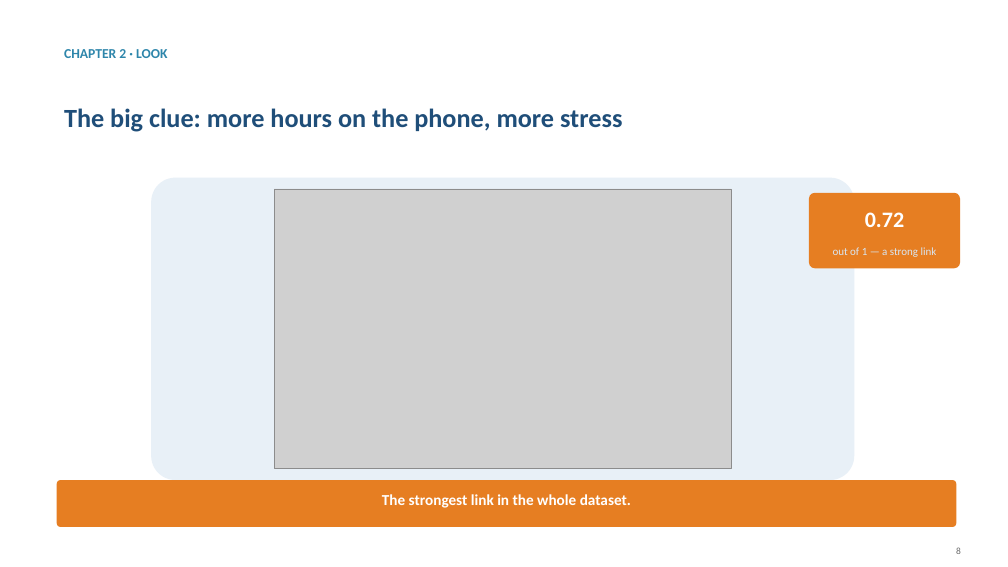
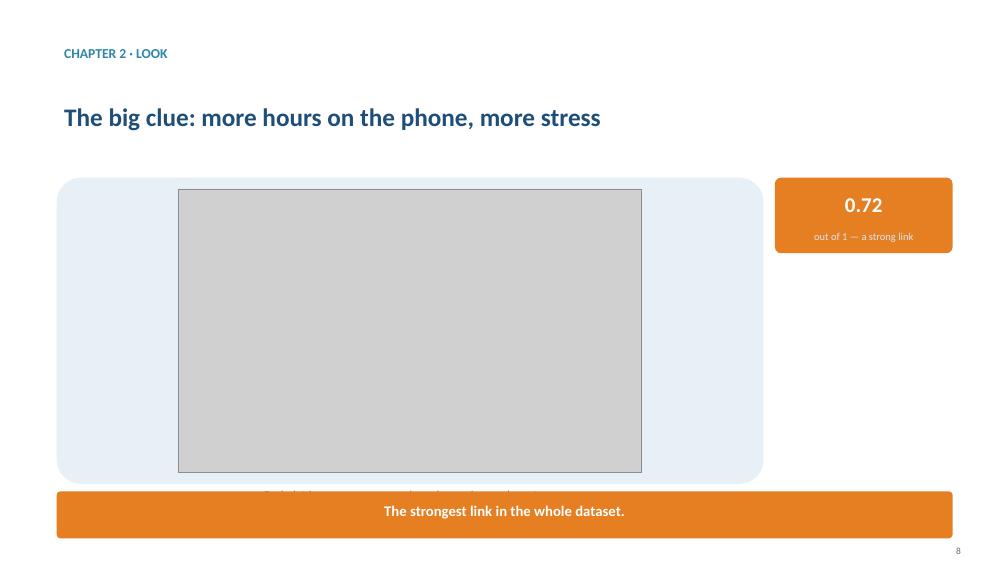
Before and after one commit to jaismine19/social-media-stress-analysis, a slide deck: slide 8 of presentation/Social_Media_Stress_Presentation.pptx. Drawn at 1008x567 pixels with LibreOffice and Linux fonts; fonts in the diff are those of the drawing; grey boxes stand for pictures. Boxes give left, top, right and bottom in pixels: in the first picture for what was removed or moved away, otherwise in the second. Text is boxed around its words. In the diff, an @@ line names an element or a change of style, - is before the commit and + after.

Commit message:
Enforce strict layout grid: identical margins, panel sizes, chip positions and takeaway bars on every slide

```diff
--- a/presentation/Social_Media_Stress_Presentation.pptx
+++ b/presentation/Social_Media_Stress_Presentation.pptx
@@ text "The big clue: more hours ..." at [64,108,601,131]: size 25 to 24 pt @@
@@ rounded rectangle: place and size @@
-rounded rectangle at [151,178,854,480]
+rounded rectangle at [57,178,764,484]
@@ rounded rectangle: place and size @@
-rounded rectangle at [809,193,960,268]
+rounded rectangle at [775,178,953,253]
@@ picture: place and size @@
-picture at [274,189,732,469]
+picture at [178,189,642,473]
@@ text "0.72": place and size @@
-text "0.72" at [865,212,904,227]
+text "0.72" at [845,198,883,212]
@@ text "0.72" at [845,198,883,212]: size 21 to 20 pt @@
@@ text "out of 1 — a ...": place and size @@
-text "out of 1 — a ..." at [833,247,937,257]
+text "out of 1 — a ..." at [814,232,913,242]
@@ text "out of 1 — a ..." at [814,232,913,242]: size 10.5 to 10 pt @@
@@ text "Each dot is one person ..." rewrapped from [382,494,649,499] to [263,489,557,492] @@
@@ rounded rectangle: place and size @@
-rounded rectangle at [57,480,957,527]
+rounded rectangle at [57,492,953,538]
@@ text "The strongest link in the ...": place and size @@
-text "The strongest link in the ..." at [382,494,631,508]
+text "The strongest link in the ..." at [384,505,625,519]
@@ text "The strongest link in the ..." at [384,505,625,519]: size 14.5 to 14 pt @@
```
Also in this commit, not shown: 18 other slides changed.
